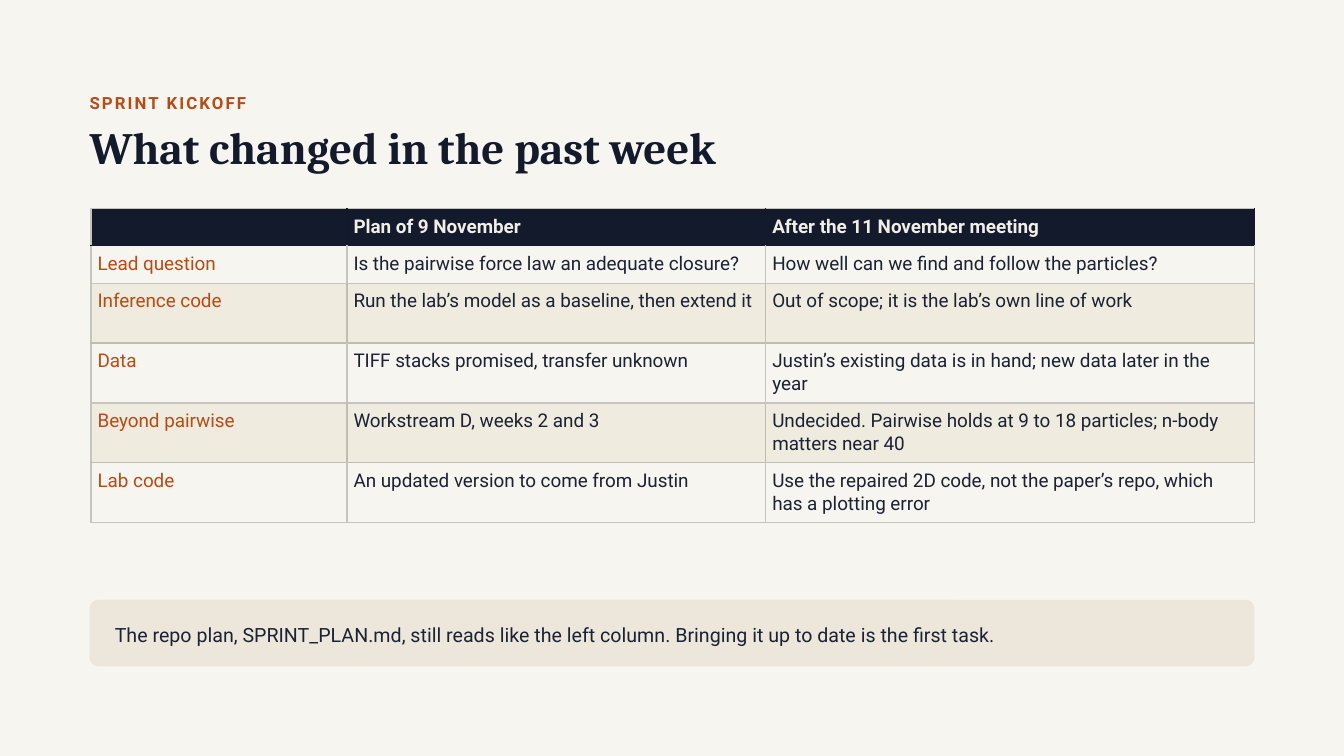
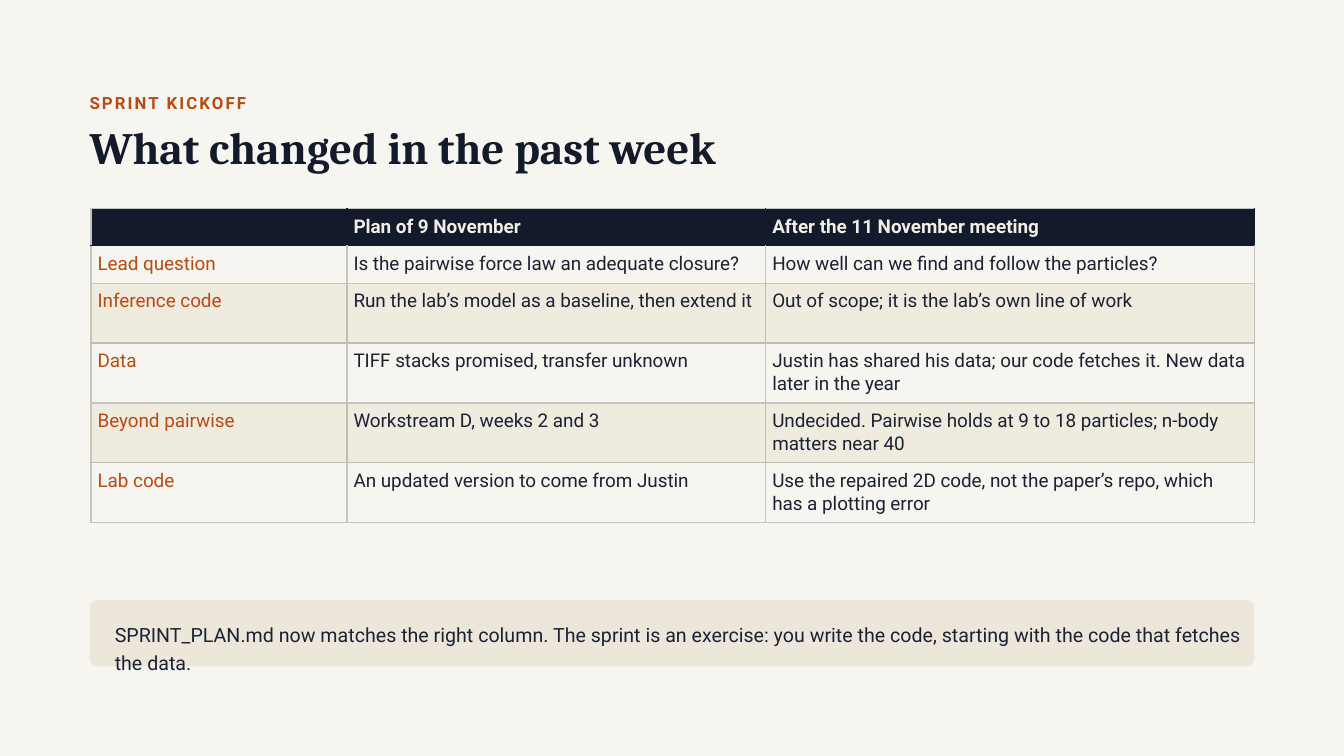
Before and after one commit to annacgilbert/TEMPEST-model-bake-off, a slide deck: slide 10 of shared/presentations/AI_agent_tutorial.pptx. Drawn at 1344x756 pixels with LibreOffice and Linux fonts; fonts in the diff are those of the drawing. Boxes give left, top, right and bottom in pixels: in the first picture for what was removed or moved away, otherwise in the second. Text is boxed around its words. In the diff, an @@ line names an element or a change of style, - is before the commit and + after.

```diff
--- a/shared/presentations/AI_agent_tutorial.pptx
+++ b/shared/presentations/AI_agent_tutorial.pptx
@@ table at [91,209,1255,523] @@
-row 4, column 3: Justin’s existing data is in hand; new data later in the year
+row 4, column 3: Justin has shared his data; our code fetches it. New data later in the year
@@ text in rounded rectangle at [115,627,1240,670]: text changed @@
-The repo plan, SPRINT_PLAN.md, still reads like the left column. Bringing it up to date is the first task.
+SPRINT_PLAN.md now matches the right column. The sprint is an exercise: you write the code, starting with the code that fetches the data.
```
Also in this commit, not shown: 8 other slides changed, 5 other files.
